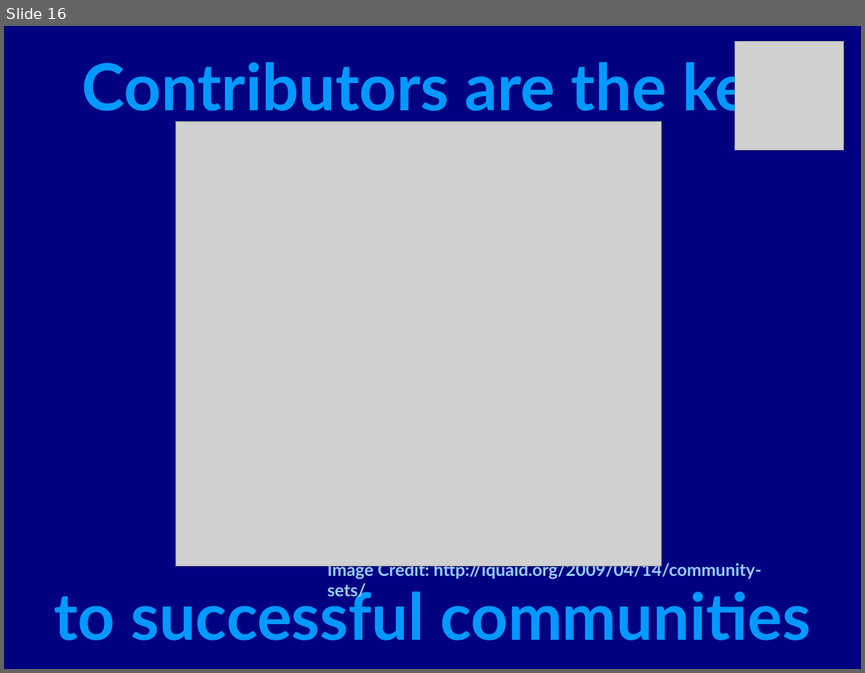
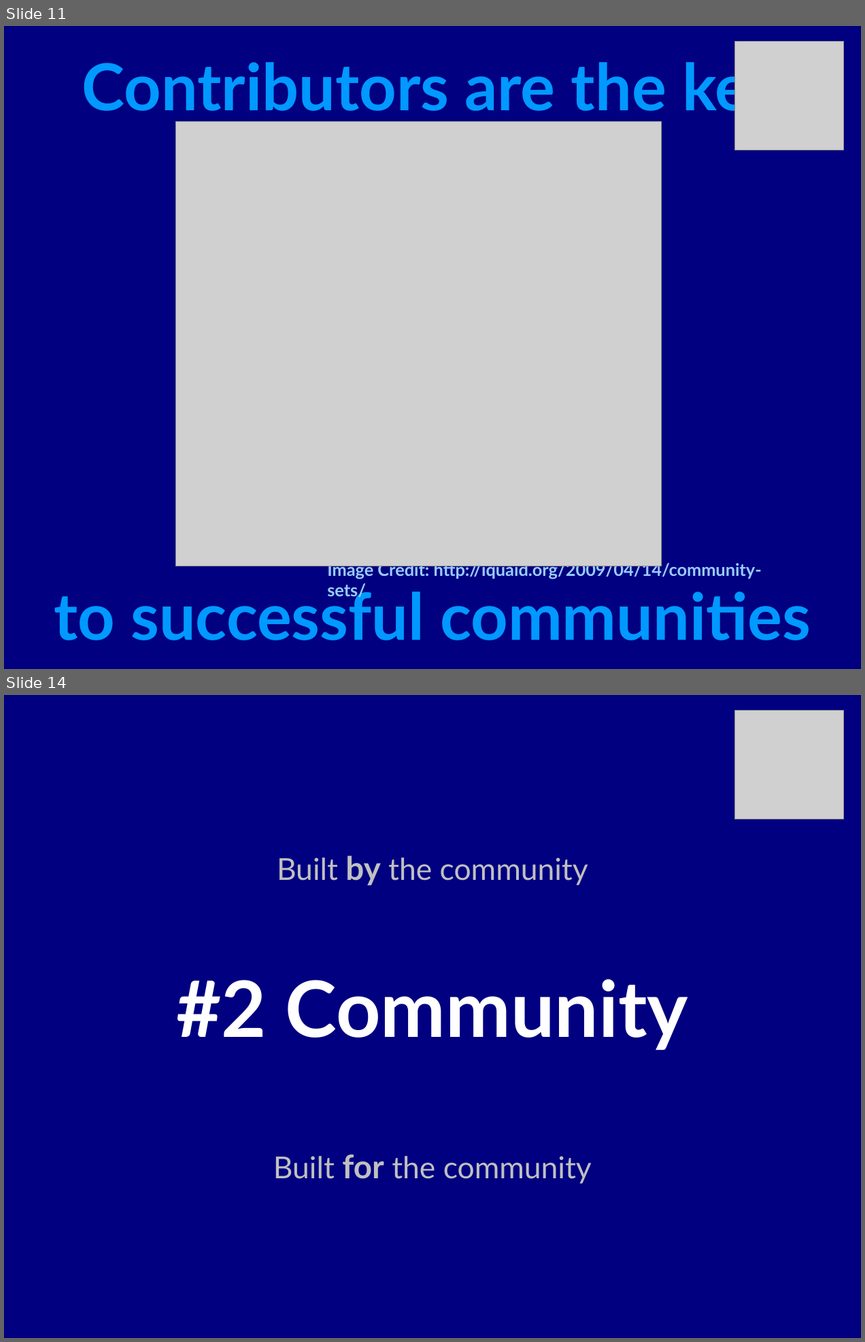
Before and after one commit to gooseproject/main, a slide deck: presentations/rebuilding_enterprise_linux-the_community_way.odp. Shown one above the other, each under a label of ours: slide 16 before the commit, slides 11 and 14 after it; the slides between them are not shown. The pictures are 865x673 and 865x1342 pixels, drawn with LibreOffice and Linux fonts; fonts in the diff are those of the drawing; grey boxes stand for pictures. Boxes give left, top, right and bottom in pixels: in the first picture for what was removed or moved away, otherwise in the second. Text is boxed around its words. In the diff, an @@ line names an element or a change of style, - is before the commit and + after.

```diff
--- a/presentations/rebuilding_enterprise_linux-the_community_way.odp
+++ b/presentations/rebuilding_enterprise_linux-the_community_way.odp
@@ slide 14 added at (4,695,861,1338), background #000080 @@
@@ picture added at (735,711,844,819) @@
@@ subtitle added at (176,855,688,1184), 28 pt, text #C0C0C0 @@
+Built by the community
+#2 Community
+Built for the community
@@ what was slide 16 is now slide 11 @@
```
Also in this commit, not shown: 13 slides changed, 5 other slides added, 3 other files.
